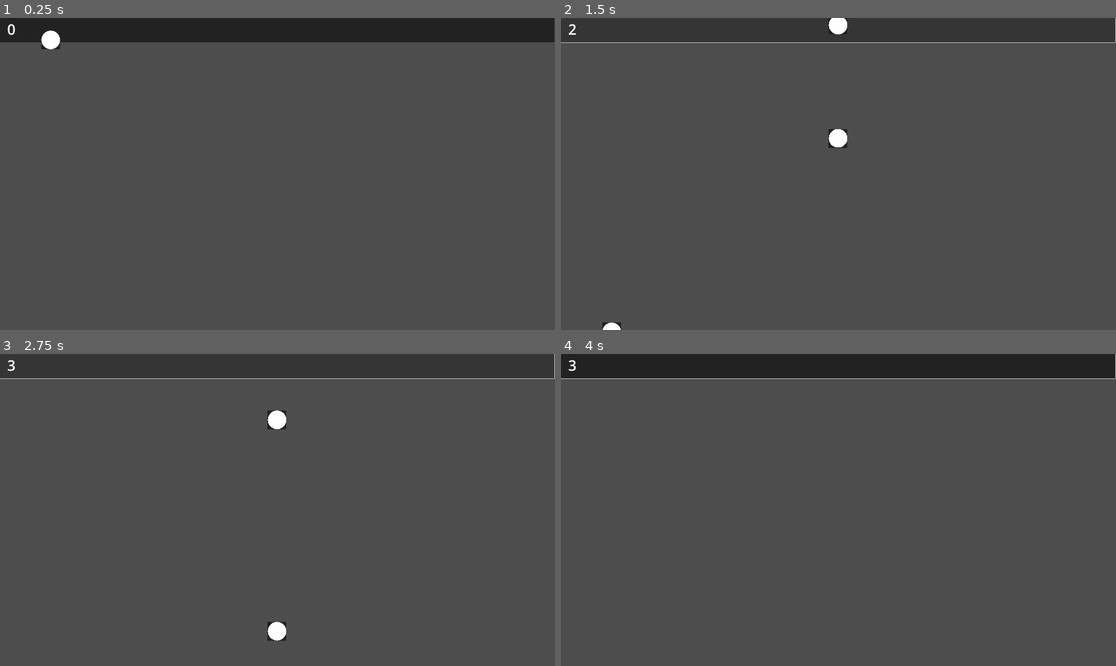
Above: before the commit, frames 1-4 (two rows, left to right).
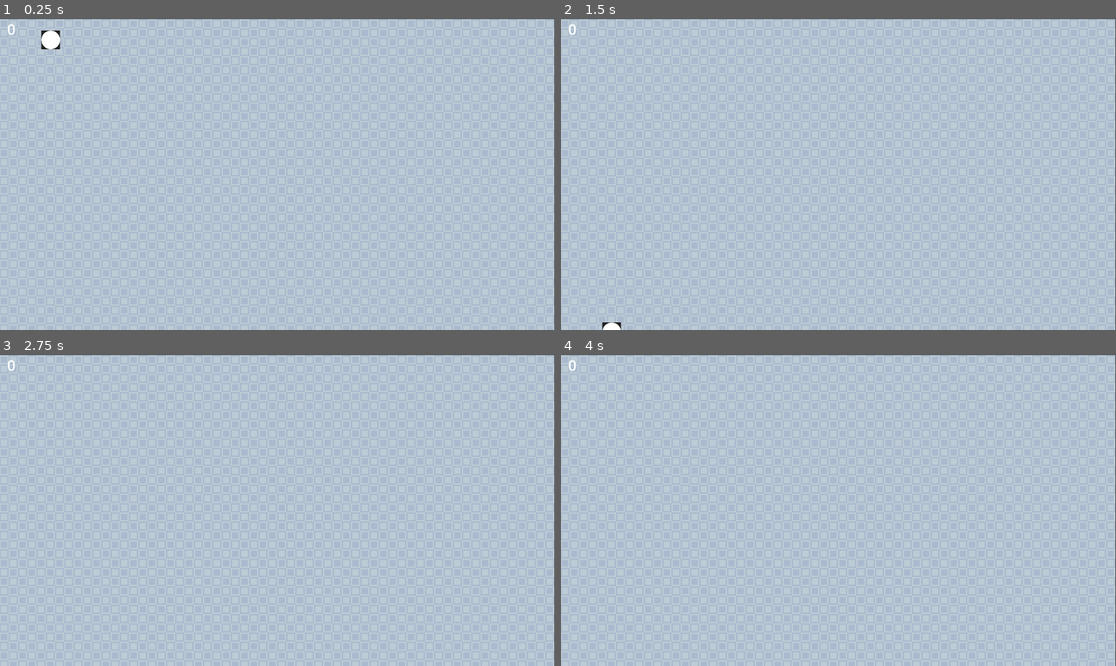
Above: after the commit, the same moments.

Repository: codewith-luke/drop_zone
Game: Godot game, scene res://main.tscn
The game is run twice, just before and just after one commit, with the same random seed, the same clock (stepped at 60 frames per second) and the same inputs.
Inputs (mouse positions are in pixels of both pictures, inside the frame that each line leads up to):
- Up to frame 1 (0.25 s): no input
- Up to frame 2 (1.5 s): click (838, 30) at 0.5 s; click (838, 30) at 1.25 s
- Up to frame 3 (2.75 s): click (277, 366) at 2 s
- Up to frame 4 (4 s): move the mouse to (960, 494) at 2.77 s; move the mouse to (727, 525) at 3.52 s

The runs differ from the first frame. In frame 1, 100% of the frame differs, in the area x 0-100%, y 0-100%; in frame 2, 100%; in frame 3, 100%; in frame 4, 100%.

Commit message:
feat: adjusted game area

Diff:
--- a/game_engine/despawner/despawner.tscn
+++ /dev/null
@@ -1,3 +0,0 @@
-[gd_scene format=3 uid="uid://wjttdge8dfh1"]
-
-[node name="Despawner" type="Node2D"]
--- a/game_engine/game_area/game_area.gd
+++ b/game_engine/game_area/game_area.gd
@@ -8,27 +8,25 @@
 var players = 0
 var player_lobby = {}
 
-# Called when the node enters the scene tree for the first time.
 func _ready():
 	HEATMAP_NODE.on_player_heatmap_click.connect(_on_player_add)
 	print("loaded game area")
 
-# Called every frame. 'delta' is the elapsed time since the previous frame.
 func _process(_delta):
 	pass
 
 func _on_add_player_pressed():
+	print("clicked")
 	var mouse_position = get_viewport().get_mouse_position()
 	_on_player_add(mouse_position)
 
 func _on_player_add(position):
 	var player_ball = player_ball.instantiate()
-	var collision_entity = player_ball.get_node("RigidBody2D/CollisionShape2D")
+	var collision_entity = player_ball.get_node("CollisionShape2D")
 	var ball_size = collision_entity.get_shape().get_rect().size
 	position.y = position.y - ball_size.x;
 	position.x = position.x - (ball_size.y / 2);
 	player_ball.position = position
-	print("size: ", player_ball.position)
 	players += 1
 	add_child(player_ball)
 	HUD_NODE.update_player_count(players);
--- a/game_engine/game_area/game_area.tscn
+++ b/game_engine/game_area/game_area.tscn
@@ -1,7 +1,9 @@
-[gd_scene load_steps=3 format=3 uid="uid://dj21hrfcwebmf"]
+[gd_scene load_steps=5 format=3 uid="uid://dj21hrfcwebmf"]
 
 [ext_resource type="Script" path="res://game_area/game_area.gd" id="1_k4srd"]
 [ext_resource type="PackedScene" uid="uid://b5rchwf4q8bgn" path="res://player_ball/player_ball.tscn" id="2_hy1kr"]
+[ext_resource type="PackedScene" uid="uid://ds2w70f7u0ouo" path="res://game_area/game_button.tscn" id="2_vothp"]
+[ext_resource type="Texture2D" uid="uid://cycawy2mmsy0" path="res://textures/background/Blue.png" id="3_57ayd"]
 
 [node name="GameArea" type="Control"]
 layout_mode = 3
@@ -13,22 +15,20 @@
 script = ExtResource("1_k4srd")
 metadata/_edit_lock_ = true
 
-[node name="PanelContainer" type="PanelContainer" parent="."]
+[node name="Background" type="TextureRect" parent="."]
 layout_mode = 0
+offset_left = -2.0
+offset_top = 4.0
 offset_right = 1918.0
-offset_bottom = 84.0
+offset_bottom = 1084.0
+texture = ExtResource("3_57ayd")
+stretch_mode = 1
 metadata/_edit_lock_ = true
 
-[node name="Control" type="Control" parent="PanelContainer"]
-layout_mode = 2
-
-[node name="AddPlayerButton" type="Button" parent="PanelContainer/Control"]
-layout_mode = 2
-offset_right = 1918.0
-offset_bottom = 84.0
-metadata/_edit_group_ = true
+[node name="PanelContainer" parent="." instance=ExtResource("2_vothp")]
+layout_mode = 0
+offset_top = 0.0
+offset_bottom = 85.0
 
 [node name="PlayerBallRoot" parent="." instance=ExtResource("2_hy1kr")]
 position = Vector2(144, 16)
-
-[connection signal="pressed" from="PanelContainer/Control/AddPlayerButton" to="." method="_on_add_player_pressed"]
--- /dev/null
+++ b/game_engine/game_area/game_button.tscn
@@ -0,0 +1,35 @@
+[gd_scene load_steps=7 format=3 uid="uid://ds2w70f7u0ouo"]
+
+[sub_resource type="StyleBoxEmpty" id="StyleBoxEmpty_cm2df"]
+
+[sub_resource type="StyleBoxEmpty" id="StyleBoxEmpty_4vkh6"]
+
+[sub_resource type="StyleBoxEmpty" id="StyleBoxEmpty_lvxyg"]
+
+[sub_resource type="StyleBoxEmpty" id="StyleBoxEmpty_wk4ig"]
+
+[sub_resource type="StyleBoxEmpty" id="StyleBoxEmpty_nc5jl"]
+
+[sub_resource type="StyleBoxEmpty" id="StyleBoxEmpty_bsywd"]
+
+[node name="PanelContainer" type="PanelContainer"]
+offset_top = 4.0
+offset_right = 1920.0
+offset_bottom = 89.0
+theme_override_styles/panel = SubResource("StyleBoxEmpty_cm2df")
+metadata/_edit_lock_ = true
+
+[node name="Control" type="Control" parent="."]
+layout_mode = 2
+metadata/_edit_lock_ = true
+
+[node name="AddPlayerButton" type="Button" parent="Control"]
+layout_mode = 2
+offset_right = 1918.0
+offset_bottom = 84.0
+theme_override_styles/normal = SubResource("StyleBoxEmpty_4vkh6")
+theme_override_styles/hover = SubResource("StyleBoxEmpty_lvxyg")
+theme_override_styles/pressed = SubResource("StyleBoxEmpty_wk4ig")
+theme_override_styles/disabled = SubResource("StyleBoxEmpty_nc5jl")
+theme_override_styles/focus = SubResource("StyleBoxEmpty_bsywd")
+metadata/_edit_lock_ = true
--- a/game_engine/player_ball/player_ball.gd
+++ b/game_engine/player_ball/player_ball.gd
@@ -1,11 +1,11 @@
-extends Node
+extends RigidBody2D
 
+func _ready():
+	$VisibleOnScreenNotifier2D.screen_exited.connect(_on_visible_on_screen_notifier_2d_screen_exited)
 
-# Called when the node enters the scene tree for the first time.
-func _ready():
-	pass # Replace with function body.
-
-
-# Called every frame. 'delta' is the elapsed time since the previous frame.
 func _process(delta):
 	pass
+
+func _on_visible_on_screen_notifier_2d_screen_exited():
+	print("deleted node")
+	queue_free()
--- a/game_engine/player_ball/player_ball.tscn
+++ b/game_engine/player_ball/player_ball.tscn
@@ -1,6 +1,7 @@
-[gd_scene load_steps=4 format=3 uid="uid://b5rchwf4q8bgn"]
+[gd_scene load_steps=5 format=3 uid="uid://b5rchwf4q8bgn"]
 
 [ext_resource type="Texture2D" uid="uid://c1wft7hu5ol46" path="res://textures/ball.png" id="1_p46vb"]
+[ext_resource type="Script" path="res://player_ball/player_ball.gd" id="1_s32fq"]
 
 [sub_resource type="SpriteFrames" id="SpriteFrames_gwers"]
 animations = [{
@@ -17,15 +18,17 @@
 radius = 32.0
 height = 64.0
 
-[node name="PlayerBallRoot" type="Area2D"]
+[node name="PlayerBallRoot" type="RigidBody2D"]
+script = ExtResource("1_s32fq")
+metadata/_edit_lock_ = true
 
-[node name="RigidBody2D" type="RigidBody2D" parent="."]
-
-[node name="AnimatedSprite2D" type="AnimatedSprite2D" parent="RigidBody2D"]
+[node name="AnimatedSprite2D" type="AnimatedSprite2D" parent="."]
 position = Vector2(31.5, 31.5)
 scale = Vector2(0.101562, 0.101562)
 sprite_frames = SubResource("SpriteFrames_gwers")
 
-[node name="CollisionShape2D" type="CollisionShape2D" parent="RigidBody2D"]
+[node name="CollisionShape2D" type="CollisionShape2D" parent="."]
 position = Vector2(31.5, 31.5)
 shape = SubResource("CapsuleShape2D_p43rq")
+
+[node name="VisibleOnScreenNotifier2D" type="VisibleOnScreenNotifier2D" parent="."]
Binary file added: game_engine/textures/background/Blue.png
Not shown, added: game_engine/textures/background/Blue.png.import
Binary file added: game_engine/textures/background/Brown.png
Not shown, added: game_engine/textures/background/Brown.png.import
Binary file added: game_engine/textures/background/Gray.png
Not shown, added: game_engine/textures/background/Gray.png.import
Binary file added: game_engine/textures/background/Green.png
Not shown, added: game_engine/textures/background/Green.png.import
Binary file added: game_engine/textures/background/Pink.png
Not shown, added: game_engine/textures/background/Pink.png.import
Binary file added: game_engine/textures/background/Purple.png
Not shown, added: game_engine/textures/background/Purple.png.import
(and 2 more such lines)
